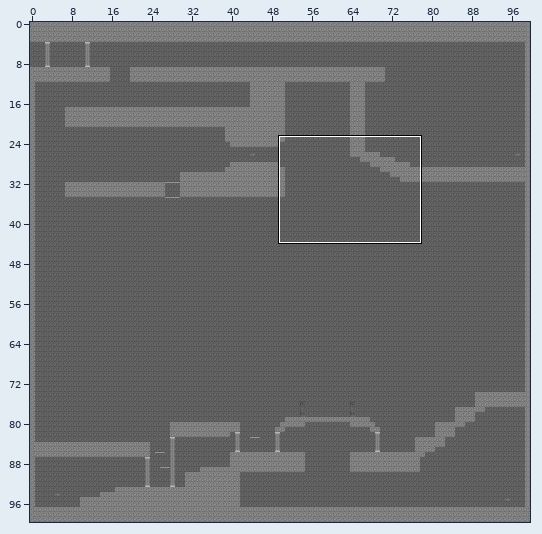
One commit to this Tiled map: assets/tiled/maps/Chapter Two - Pride.tmx. Above, an overview of the earlier version with the close-up marked.
Close-up. The starting point:
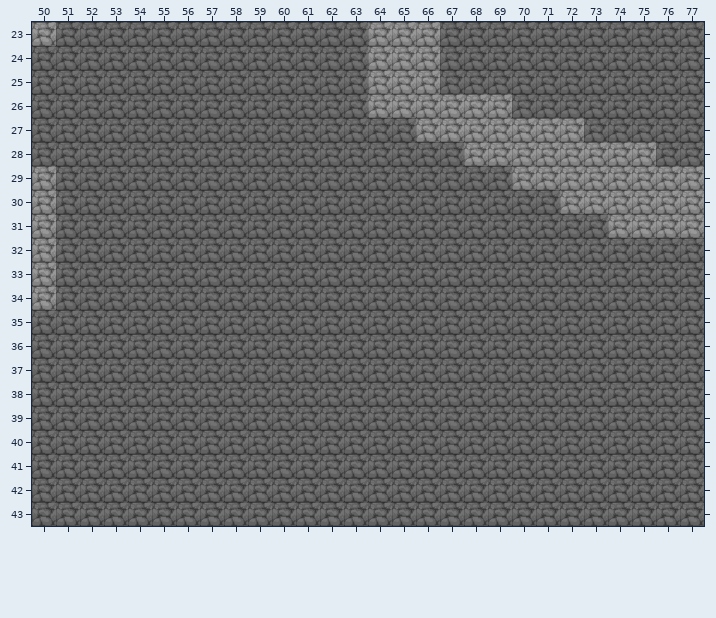
Cells are 32x32 px. Shown: x 50..77, y 23..43. The commit also changed other parts of the map, which this record leaves out.
After the commit:
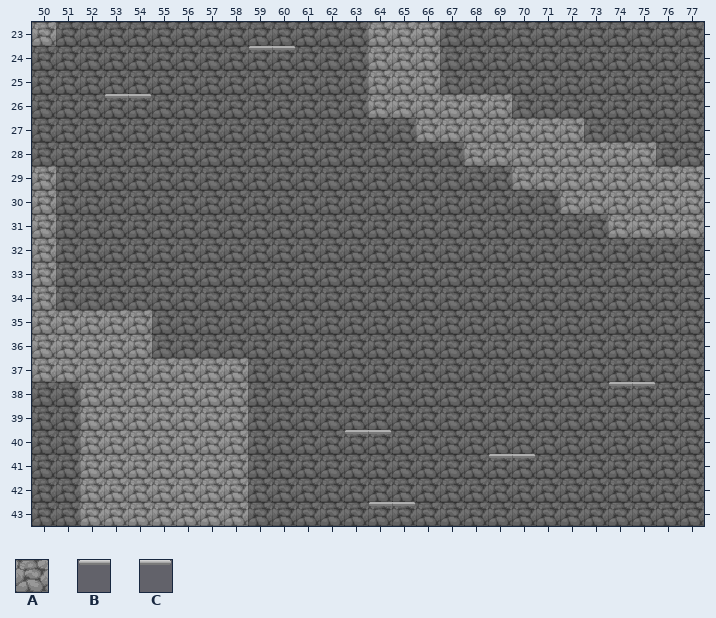
Key: from "More blocks": A 1, B 6, C 7.
_ is an empty cell.
Change:
Layer "solids":
Tile A is added in rows 35 to 36 at x 50 to 54; in row 37 at x 50 to 58; in rows 38 to 43 at x 52 to 58.
Tile B is added in row 24 at x 59; in row 26 at x 53; in row 38 at x 74; in row 40 at x 63; in row 41 at x 69; in row 43 at x 64.
Tile C is added in row 24 at x 60; in row 26 at x 54; in row 38 at x 75; in row 40 at x 64; in row 41 at x 70; in row 43 at x 65.
Changed places in both close-ups, as pixel boxes (x1, y1, x2, y2):
added: (249, 46, 295, 50)
added: (105, 94, 151, 98)
added: (32, 310, 248, 526)
added: (609, 382, 655, 386)
added: (345, 430, 391, 434)
added: (489, 454, 535, 458)
added: (369, 502, 415, 506)
